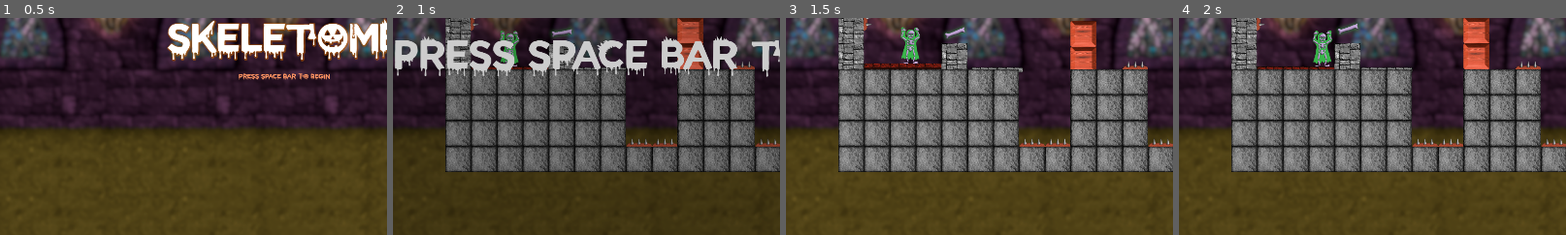
Above: before the commit, frames 1-4 (left to right).
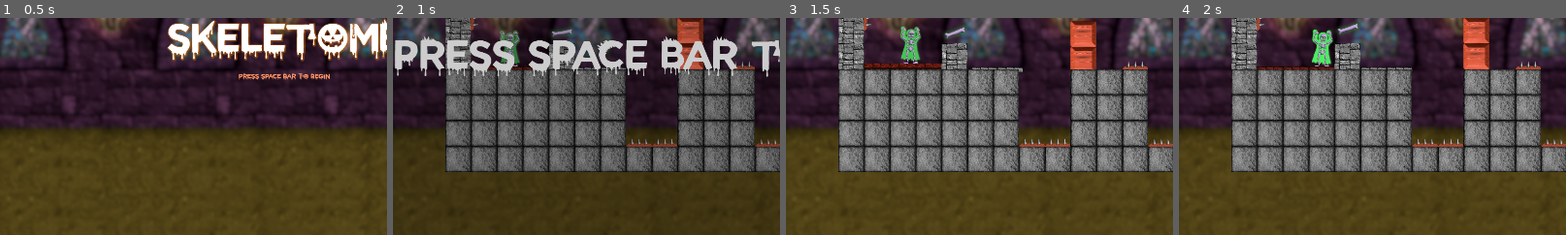
Above: after the commit, the same moments.

Repository: Drew-Wagner/Spectros
Game: Godot game, scene res://scenes/main_menu.tscn
Same seed, same stepped clock (60 frames per second), same inputs: the game is played once before the commit and once after it. Sound files missing from this copy of the repository are replaced by a short silence.
Inputs:
- Up to frame 1 (0.5 s): no input
- Up to frame 2 (1 s): click "PRESS SPACE BAR TO BEGIN" at 0.5 s
- Up to frame 3 (1.5 s): tap Space (toggle) at 1.25, 1.35 s
- Up to frame 4 (2 s): no input
The pictures show only the part of the screen within x 13-63%, y 41-91%; the shares and areas given below are measured in that part.

Frame 1 is identical in both runs. In frame 2, 0.2% of the frame differs, in the area x 27-33%, y 5-23%; in frame 3, 0.3%; in frame 4, 0.6%, in the area x 34-40%, y 4-23%.

Commit message:
Animations on the skeleton

Diff:
--- a/scenes/main_character.tscn
+++ b/scenes/main_character.tscn
@@ -1,8 +1,118 @@
-[gd_scene load_steps=5 format=3 uid="uid://bxhcsdlxckv2k"]
+[gd_scene load_steps=8 format=3 uid="uid://bxhcsdlxckv2k"]
 
 [ext_resource type="Script" path="res://scripts/main_character.gd" id="1_e7r1n"]
-[ext_resource type="Texture2D" uid="uid://burvbw4d6v4lo" path="res://materials/ghost.svg" id="2_nhf7g"]
+[ext_resource type="Texture2D" uid="uid://8nx1r3rgvjti" path="res://materials/ghost_glow.png" id="2_up3m7"]
 [ext_resource type="Texture2D" uid="uid://bnyja14di3s4j" path="res://materials/skeleton.png" id="3_uknsf"]
+
+[sub_resource type="Animation" id="Animation_kb3wt"]
+resource_name = "skeleton"
+length = 3.0
+loop_mode = 1
+tracks/0/type = "value"
+tracks/0/imported = false
+tracks/0/enabled = true
+tracks/0/path = NodePath("Ghost:modulate")
+tracks/0/interp = 1
+tracks/0/loop_wrap = true
+tracks/0/keys = {
+"times": PackedFloat32Array(0, 1.5, 3),
+"transitions": PackedFloat32Array(1, 1, 1),
+"update": 0,
+"values": [Color(1, 1, 1, 0.431373), Color(1, 1, 1, 1), Color(1, 1, 1, 0.431373)]
+}
+tracks/1/type = "value"
+tracks/1/imported = false
+tracks/1/enabled = true
+tracks/1/path = NodePath("Ghost:scale")
+tracks/1/interp = 1
+tracks/1/loop_wrap = true
+tracks/1/keys = {
+"times": PackedFloat32Array(0, 1.5, 3),
+"transitions": PackedFloat32Array(1, 1, 1),
+"update": 0,
+"values": [Vector2(0.75, 0.75), Vector2(0.78, 0.78), Vector2(0.75, 0.75)]
+}
+tracks/2/type = "value"
+tracks/2/imported = false
+tracks/2/enabled = true
+tracks/2/path = NodePath("Ghost:rotation")
+tracks/2/interp = 1
+tracks/2/loop_wrap = true
+tracks/2/keys = {
+"times": PackedFloat32Array(0, 1.5, 3),
+"transitions": PackedFloat32Array(1, 1, 1),
+"update": 0,
+"values": [-0.0523599, 0.0523599, -0.0523599]
+}
+tracks/3/type = "value"
+tracks/3/imported = false
+tracks/3/enabled = true
+tracks/3/path = NodePath("Skeleton:rotation")
+tracks/3/interp = 1
+tracks/3/loop_wrap = true
+tracks/3/keys = {
+"times": PackedFloat32Array(0, 1.5, 3),
+"transitions": PackedFloat32Array(1, 1, 1),
+"update": 0,
+"values": [-0.0523599, 0.0523599, -0.0523599]
+}
+
+[sub_resource type="Animation" id="Animation_52adl"]
+length = 0.001
+tracks/0/type = "value"
+tracks/0/imported = false
+tracks/0/enabled = true
+tracks/0/path = NodePath("Ghost:modulate")
+tracks/0/interp = 1
+tracks/0/loop_wrap = true
+tracks/0/keys = {
+"times": PackedFloat32Array(0),
+"transitions": PackedFloat32Array(1),
+"update": 0,
+"values": [Color(1, 1, 1, 1)]
+}
+tracks/1/type = "value"
+tracks/1/imported = false
+tracks/1/enabled = true
+tracks/1/path = NodePath("Ghost:scale")
+tracks/1/interp = 1
+tracks/1/loop_wrap = true
+tracks/1/keys = {
+"times": PackedFloat32Array(0),
+"transitions": PackedFloat32Array(1),
+"update": 0,
+"values": [Vector2(0.75, 0.75)]
+}
+tracks/2/type = "value"
+tracks/2/imported = false
+tracks/2/enabled = true
+tracks/2/path = NodePath("Ghost:rotation")
+tracks/2/interp = 1
+tracks/2/loop_wrap = true
+tracks/2/keys = {
+"times": PackedFloat32Array(0),
+"transitions": PackedFloat32Array(1),
+"update": 0,
+"values": [-0.0523599]
+}
+tracks/3/type = "value"
+tracks/3/imported = false
+tracks/3/enabled = true
+tracks/3/path = NodePath("Skeleton:rotation")
+tracks/3/interp = 1
+tracks/3/loop_wrap = true
+tracks/3/keys = {
+"times": PackedFloat32Array(0),
+"transitions": PackedFloat32Array(1),
+"update": 0,
+"values": [-0.0523599]
+}
+
+[sub_resource type="AnimationLibrary" id="AnimationLibrary_e6oqd"]
+_data = {
+"RESET": SubResource("Animation_52adl"),
+"skeleton": SubResource("Animation_kb3wt")
+}
 
 [sub_resource type="CapsuleShape2D" id="CapsuleShape2D_aib7p"]
 radius = 22.0
@@ -12,17 +122,26 @@
 script = ExtResource("1_e7r1n")
 moveSpeed = 128.0
 
-[node name="Sprite2D" type="Sprite2D" parent="."]
-position = Vector2(0, -55.5)
+[node name="AnimationPlayer" type="AnimationPlayer" parent="."]
+autoplay = "skeleton"
+libraries = {
+"": SubResource("AnimationLibrary_e6oqd")
+}
+
+[node name="Ghost" type="Sprite2D" parent="."]
+position = Vector2(1, -61)
+rotation = -0.0523599
 scale = Vector2(0.75, 0.75)
-texture = ExtResource("2_nhf7g")
+texture = ExtResource("2_up3m7")
 offset = Vector2(0, 10)
+
+[node name="Skeleton" type="Sprite2D" parent="."]
+position = Vector2(0, -48)
+rotation = -0.0523599
+scale = Vector2(0.75, 0.75)
+texture = ExtResource("3_uknsf")
+offset = Vector2(0.582909, 0.04953)
 
 [node name="Collider" type="CollisionShape2D" parent="."]
 position = Vector2(0, -48)
 shape = SubResource("CapsuleShape2D_aib7p")
-
-[node name="Sprite2D2" type="Sprite2D" parent="."]
-scale = Vector2(0.75, 0.75)
-texture = ExtResource("3_uknsf")
-offset = Vector2(0, -64)
